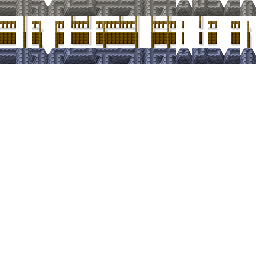
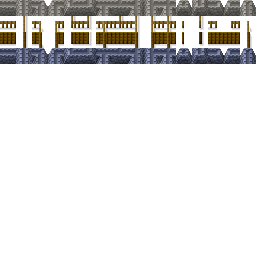
Two versions of the same layered image (256×256). Layer-by-layer changes:
painted on "Background" over [210, 32, 240, 46]
